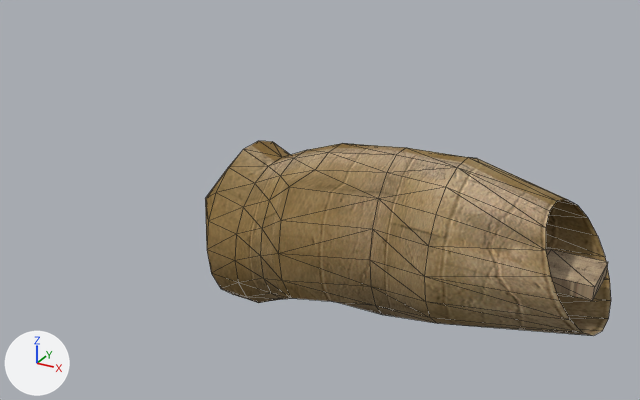
The FBX model induction/Game/Assets/modelData/StageSelect/stageselect_ground.FBX: old version first, new version second.
One viewpoint serves both versions: a camera (50 mm lens) standing at (139.0, -260.0, 133.0) and looking at (-7.0, 6.0, 1.0). Lighting does not change. The marker at lower left points along +X, +Y and +Z. Mesh edges are drawn as thin lines. Where no turn or scale is listed for an object, it has been applied to the vertices.
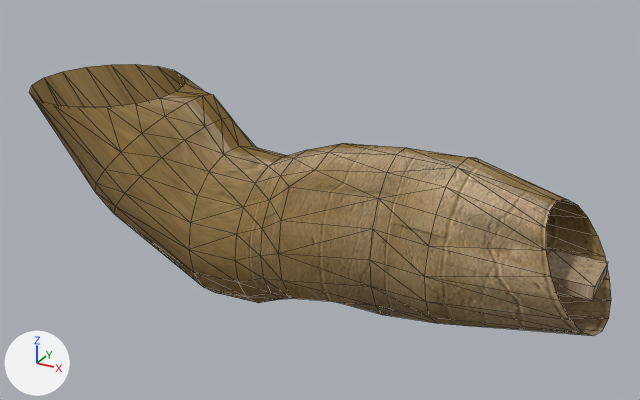
Edits to the scene script, one JSON object a line:
```json
{"block": "me_mesh_001", "where": "# used by ob_cylinder001; location = (0.6, 0.2, -0.3)"}
{"op": "remove", "block": "me_mesh_001", "code": "me_mesh_001.from_pydata(...)  # 144 vertices, 252 faces; spans x -56.0..100.0, y -33.0..31.0, z -41.0..28.0"}
{"op": "add", "block": "me_mesh_001", "code": "me_mesh_001.from_pydata(...)  # 180 vertices, 324 faces; spans x -130.0..100.0, y -33.0..31.0, z -42.0..34.0"}
{"block": "me_mesh_001", "change": "me_mesh_001 part 1"}
{"block": "me_mesh_001", "change": "28 vertices are removed from x -56.0..-34.0, y -31.0..31.0, z -40.0..20.0"}
{"block": "me_mesh_001", "change": "64 faces are deleted"}
{"block": "me_mesh_001", "change": "8 vertices move from x -34.0, y -29.0..29.0, z -36.0..9.0 to x -43.0, y -28.0..28.0, z -38.0..13.0"}
{"block": "me_mesh_001", "change": "54 vertices are added at x -130.0..-43.0, y -31.0..31.0, z -42.0..34.0"}
{"block": "me_mesh_001", "change": "10 new vertices lie (9.0, 0.0, -8.0) away from vertices in x -99.0..-59.0, y -30.0..30.0, z -10.0..34.0"}
{"block": "me_mesh_001", "change": "136 new faces join them"}
```

Location of each change, [x1, y1, x2, y2] in pixels of the pictures (640 x 400 px):
```json
{"object": "Cylinder001", "change": "reshaped", "before": [205, 141, 611, 336], "after": [29, 64, 611, 336], "on screen": "43% wider, 39% taller"}
{"part": 1, "of": "me_mesh_001", "change": "built on", "before": [205, 141, 290, 303], "after": [29, 64, 286, 303]}
```
